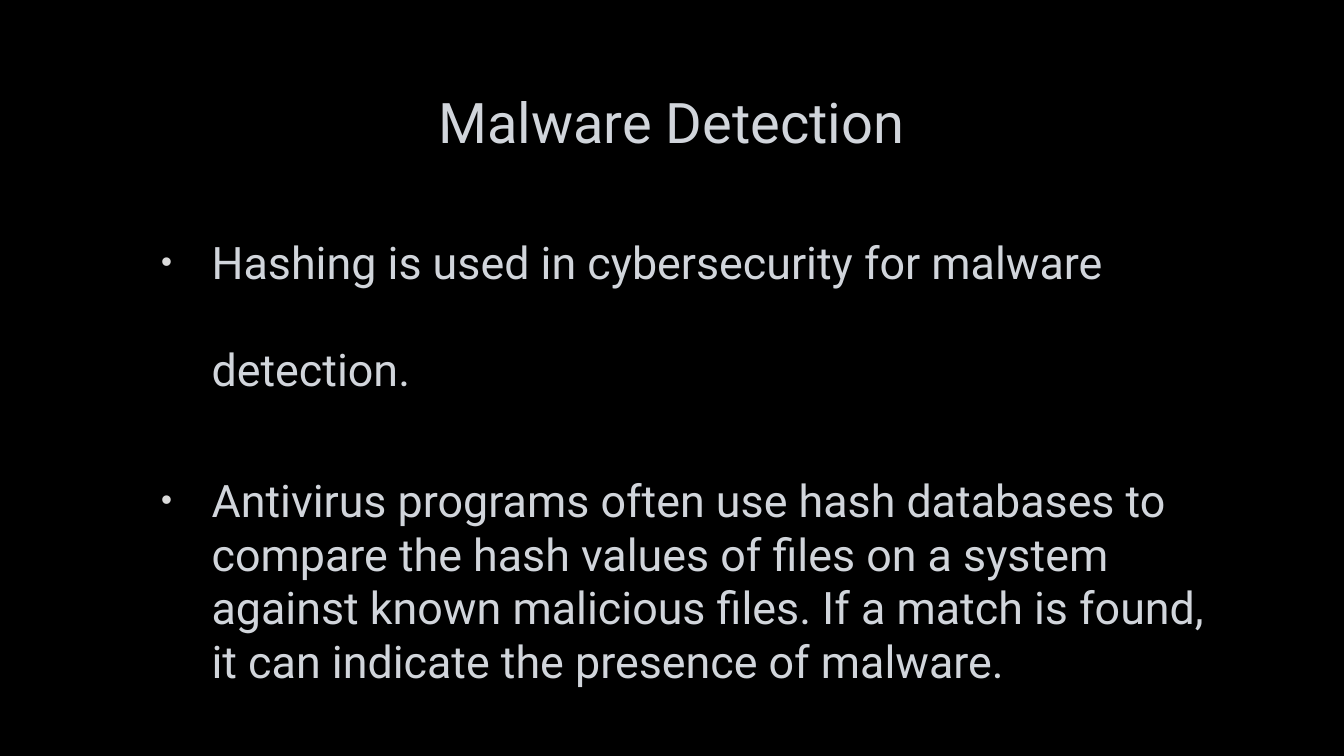
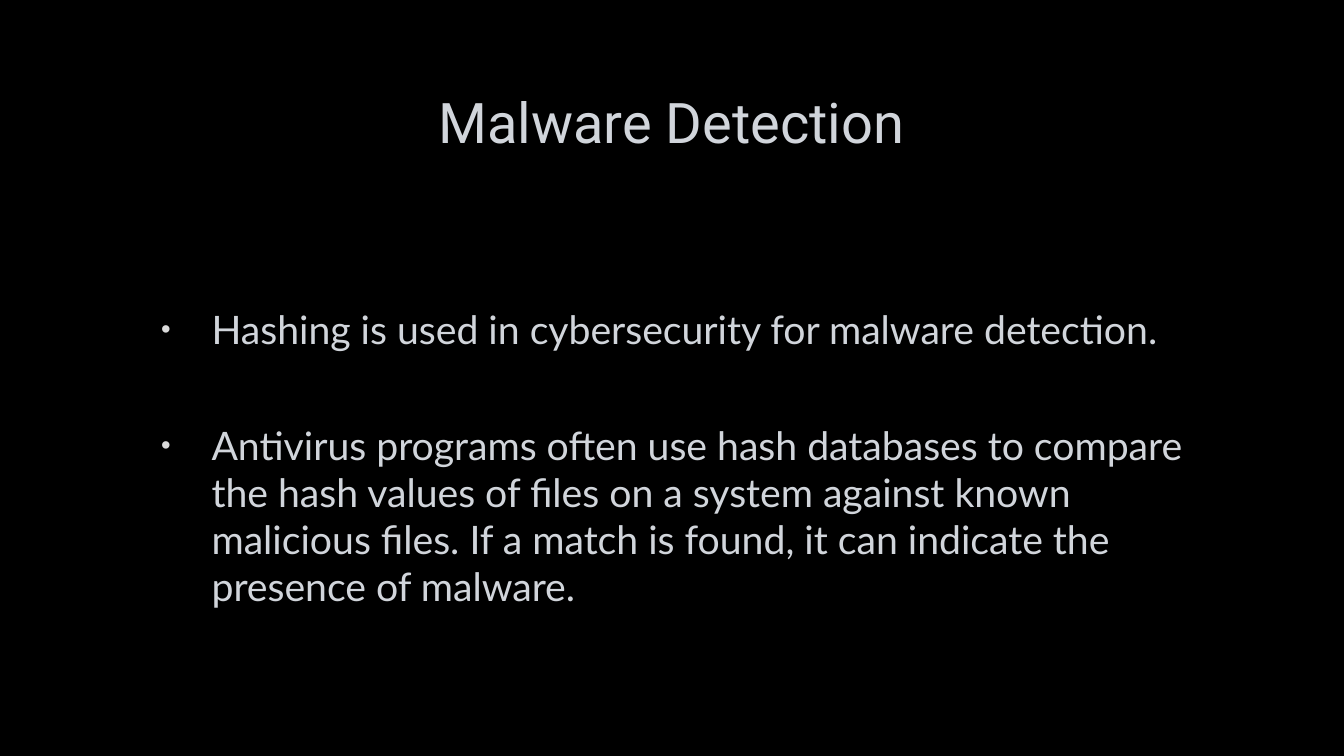
Before and after one commit to MohamedEmary/graduation-project, a slide deck: slide 6 of tasks/week-01/hashing.pptx. Drawn at 1344x756 pixels with LibreOffice and Linux fonts; fonts in the diff are those of the drawing; background and template pictures are left out. Boxes give left, top, right and bottom in pixels: in the first picture for what was removed or moved away, otherwise in the second. Text is boxed around its words. In the diff, an @@ line names an element or a change of style, - is before the commit and + after.

```diff
--- a/tasks/week-01/hashing.pptx
+++ b/tasks/week-01/hashing.pptx
@@ text "Hashing is used in cybersecurity ..." at [212,315,1182,608]: size 32 to 28 pt, font Roboto to Lato @@
```
Also in this commit, not shown: 3 other slides changed, 13 slides added, 2 slides removed.
